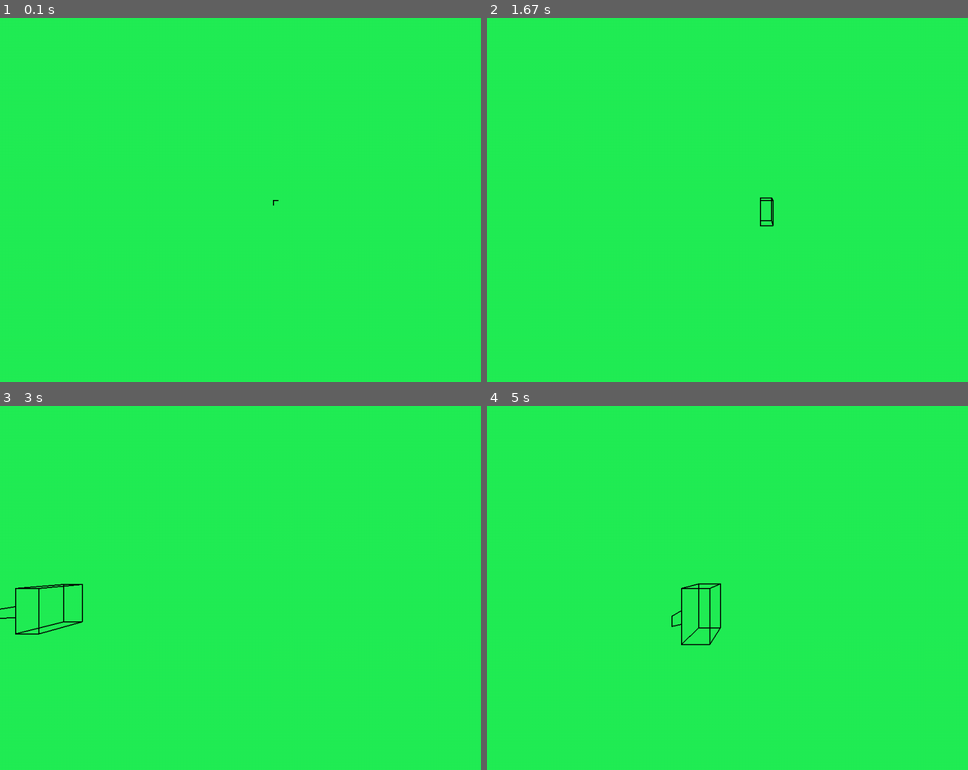
Above: before the commit, frames 1-4 (two rows, left to right).
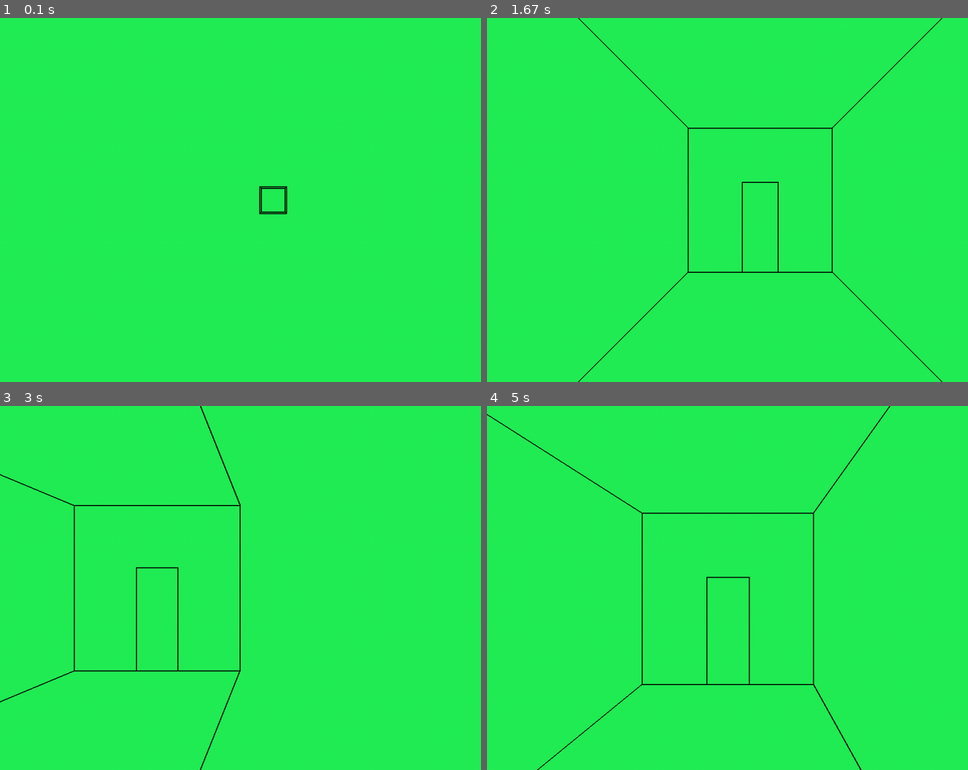
Above: after the commit, the same moments.

Repository: TreeWonTwoToFor/personal_projects
Game: pygame game, started from Python/Needs_Work/TreeOS/World/world_package/3d_renderer.py
Two runs of this game, one before a commit and one after it. Both use one fixed random seed, a clock stepped at 60 frames per second and the inputs below.
Inputs (mouse positions are in pixels of both pictures, inside the frame that each line leads up to):
- Up to frame 1 (0.1 s): no input
- Up to frame 2 (1.67 s): hold Space 0.33-0.8 s; hold D 0.33-0.8 s; move the mouse to (737, 214) at 0.37 s; hold Tab 0.83-1.3 s; hold D 0.83-1.3 s; tap Tab at 1.33 s
- Up to frame 3 (3 s): hold D 1.67-2.13 s; hold W 2.17-2.47 s; hold D 2.5-2.97 s
- Up to frame 4 (5 s): hold A 3-3.53 s; hold S 3.57-3.87 s; hold A 3.9-4.3 s; tap Space at 3.97, 4.27, 4.4, 4.8 s; hold W 4.33-4.7 s; hold D from 4.73 s (still down)

The runs differ from the first frame. In frame 1, 0.2% of the frame differs, in the area x 53-60%, y 46-54%; in frame 2, 1.2%; in frame 3, 1.5%; in frame 4, 1.6%, in the area x 0-84%, y 0-100%.

Commit message:
fixed multiple 3d perspective bugs, it runs great!

Diff:
--- a/Python/Needs_Work/TreeOS/World/world_package/3d_renderer.py
+++ b/Python/Needs_Work/TreeOS/World/world_package/3d_renderer.py
@@ -2,13 +2,14 @@
 import time
 import os
 import json
+import math
 
 pygame.init()
 
 screenX = 1080
 screenY = 720
 bg_color = (34, 238, 85)
-FPS = 30
+FPS = 60
 clock = pygame.time.Clock()
 
 screen = pygame.display.set_mode((screenX, screenY), pygame.RESIZABLE)
@@ -24,15 +25,17 @@
         print(f"{self.x} {self.y} {self.z} \n{self.FL}")
 
     def get_projected(self, point):
-        if (self.FL + point.z + self.z) == 0:
+        can_draw = True
+        # projected = (Focal Length * axis)/(Focal Length + depth)
+        if (self.FL + point.z + self.z) < 0:
+            can_draw = False
+        if (self.FL + point.z + self.z) <= 0:
             x_projected = (self.FL * (point.x + self.x))
+            y_projected = (self.FL * (point.y - self.y))
         else:
             x_projected = (self.FL * (point.x + self.x))/(self.FL + (point.z + self.z))
-        if (self.FL + point.z + self.z) == 0:
-            y_projected = (self.FL * (point.y + self.y))
-        else:
-            y_projected = (self.FL * (point.y + self.y))/(self.FL + (point.z + self.z))
-        return (x_projected+screenX/2, y_projected+screenY/2)
+            y_projected = (self.FL * (point.y - self.y))/(self.FL + (point.z + self.z))
+        return (screenX/2+x_projected, screenY/2-y_projected, can_draw)
 
 class point:
     def __init__(self, x, y, z):
@@ -46,6 +49,9 @@
             case "y": self.y += amount
             case "z": self.z += amount
 
+    def info(self):
+        print(f"{self.x} {self.y} {self.z}")
+
 # Graphics Functions
 def draw_point(x, y):
     pygame.draw.circle(screen, (0,0,0), (x, y), 5)
@@ -53,7 +59,10 @@
 def draw_line(pa, pb):
     pa_projected = game_camera.get_projected(pa)
     pb_projected = game_camera.get_projected(pb)
-    pygame.draw.line(screen, (0,0,0), pa_projected, pb_projected, 2)
+    if not pa_projected[2] and not pb_projected[2]:
+        print("can't draw")
+    else:
+        pygame.draw.line(screen, (0,0,0), (pa_projected[0], pa_projected[1]), (pb_projected[0], pb_projected[1]), 2)
 
 def connect_points(poly_list):
     for poly in poly_list:
@@ -70,12 +79,13 @@
     json_data = json.load(json_file)
     json_index = 1
     mega_point_list = []
-    for poly in json_data: # a poly is just a list of x,y,z tuples
+    for poly in json_data: # a poly is just a list of x,y,z lists
         poly_point_list = []
         for pt in json_data[str(json_index)]: # pt is just a cordinate in 3d space
             poly_point_list.append(point(pt[0], pt[1], pt[2]))
         json_index += 1
         mega_point_list.append(poly_point_list)
+    json_file.close()
     return mega_point_list
 
 def move_points(direction, amount, poly_list):
@@ -83,19 +93,25 @@
         for point in poly:
             point.move(direction, amount)
 
-game_camera = camera(200)
+game_camera = camera(500)
 w_held, s_held, a_held, d_held = False, False, False, False
-model_list = ["models//xyz_marker.json", "models//box.json", "models//arcade_machine.json"]
-model_index = 0
-point_list = points_from_model(model_list[model_index])
+model_list = ["models//xyz_marker.json", "models//box.json", "models//arcade_machine.json", "models//room.json"]
+model_index = 1
+poly_list = points_from_model(model_list[model_index])
+movement_speed = 5
+is_jumping = False
+jump_time = 0
 
 running = True
 while running:
     mouseX, mouseY = pygame.mouse.get_rel()
     screen.fill(bg_color)
-    connect_points(point_list)
+    connect_points(poly_list)
     os.system('clear')
     print(mouseX, mouseY)
+    for poly in poly_list:
+        for point_obj in poly:
+            point_obj.info()
     for event in pygame.event.get():
         if event.type == pygame.QUIT:
             running = False
@@ -107,20 +123,33 @@
                 case pygame.K_TAB:
                     if model_index is not len(model_list)-1: model_index += 1
                     else: model_index = 0
-                    point_list = points_from_model(model_list[model_index])
+                    poly_list = points_from_model(model_list[model_index])
+                case pygame.K_SPACE:
+                    is_jumping = True
                 case pygame.K_w: w_held = True
                 case pygame.K_s: s_held = True
                 case pygame.K_a: a_held = True
                 case pygame.K_d: d_held = True
+                case pygame.K_ESCAPE: running = False
         if event.type == pygame.KEYUP:
             match event.key:
+                case pygame.K_SPACE:
+                    is_jumping = False
                 case pygame.K_w: w_held = False
                 case pygame.K_s: s_held = False
                 case pygame.K_a: a_held = False
                 case pygame.K_d: d_held = False
-    if w_held: move_points("z", -10, point_list)
-    if s_held: move_points("z", 10, point_list)
-    if a_held: move_points("x", 10, point_list)
-    if d_held: move_points("x", -10, point_list)
+    if w_held: move_points("z", -movement_speed, poly_list)
+    if s_held: move_points("z", movement_speed, poly_list)
+    if a_held: move_points("x", movement_speed, poly_list)
+    if d_held: move_points("x", -movement_speed, poly_list)
+    if is_jumping or jump_time != 0:
+        if jump_time <= 20:
+            game_camera.y = (math.pow((jump_time-10), 2)*(-1/4)+25)
+            jump_time += 1
+        else:
+            is_jumping = False
+            jump_time = 0
+            game_camera.y = 0
     pygame.display.update()
     clock.tick(FPS)
--- a/Python/Needs_Work/TreeOS/World/world_package/models/arcade_machine.json
+++ b/Python/Needs_Work/TreeOS/World/world_package/models/arcade_machine.json
@@ -2,5 +2,6 @@
     "1": [[0,0,0], [0,-5,25], [25,-5,25], [25,0,0]],
     "2": [[0,50,0], [0,45,25], [25,45,25], [25,50,0]],
     "3": [[0,0,0], [0,-5,25], [0,45,25], [0,50,0], [0,20,0], [0,22,-10], [0,30,-10], [0,32,0]],
-    "4": [[25,0,0], [25,-5,25], [25,45,25], [25,50,0]]
+    "4": [[25,0,0], [25,-5,25], [25,45,25], [25,50,0], [25,20,0], [25,22,-10], [25,30,-10], [25,32,0]],
+    "5": [[0,22,-10], [25,22,-10], [25,30,-10], [0,30,-10]]
 }
--- a/Python/Needs_Work/TreeOS/World/world_package/models/box.json
+++ b/Python/Needs_Work/TreeOS/World/world_package/models/box.json
@@ -1,6 +1,6 @@
 {
-    "1": [[0,0,0], [0,-5,25], [25,-5,25], [25,0,0]],
-    "2": [[0,50,0], [0,45,25], [25,45,25], [25,50,0]],
-    "3": [[0,0,0], [0,-5,25], [0,45,25], [0,50,0]],
-    "4": [[25,0,0], [25,-5,25], [25,45,25], [25,50,0]]
+    "1": [[-25,-25,-25], [-25,-25,25], [25,-25,25], [25,-25,-25]],
+    "2": [[-25,25,-25], [-25,25,25], [25,25,25], [25,25,-25]],
+    "3": [[-25,-25,-25], [-25,25,-25], [-25,25,25], [-25,-25,25]],
+    "4": [[25,-25,-25], [25,25,-25], [25,25,25], [25,-25,25]]
 }
--- /dev/null
+++ b/Python/Needs_Work/TreeOS/World/world_package/models/room.json
@@ -0,0 +1,7 @@
+{
+    "1": [[-200,-200,-500], [-200,-200,200], [200,-200,200], [200,-200,-500]],
+    "2": [[-200,200,-500], [-200,200,200], [200,200,200], [200,200,-500]],
+    "3": [[-200,-200,-500], [-200,200,-500], [-200,200,200], [-200,-200,200]],
+    "4": [[200,-200,-500], [200,200,-500], [200,200,200], [200,-200,200]],
+    "5": [[50, -200, 200], [50, 50, 200], [-50, 50, 200], [-50, -200, 200]]
+}
--- /dev/null
+++ b/Python/Needs_Work/TreeOS/World/world_package/models/test_triangle.json
@@ -0,0 +1,3 @@
+{
+    "1": [[0,0,0], [0,-50,0], [50,-25,0]]
+}
